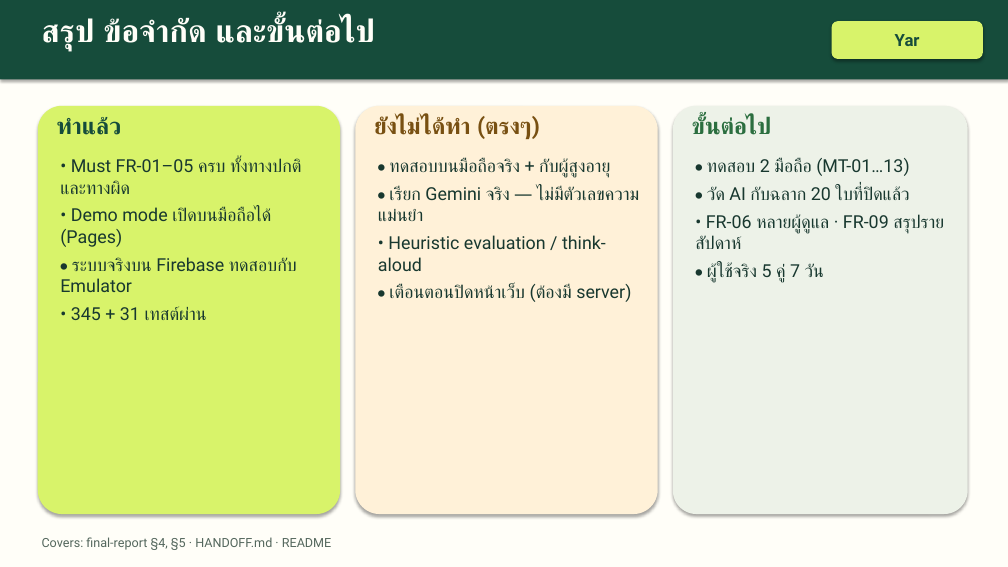
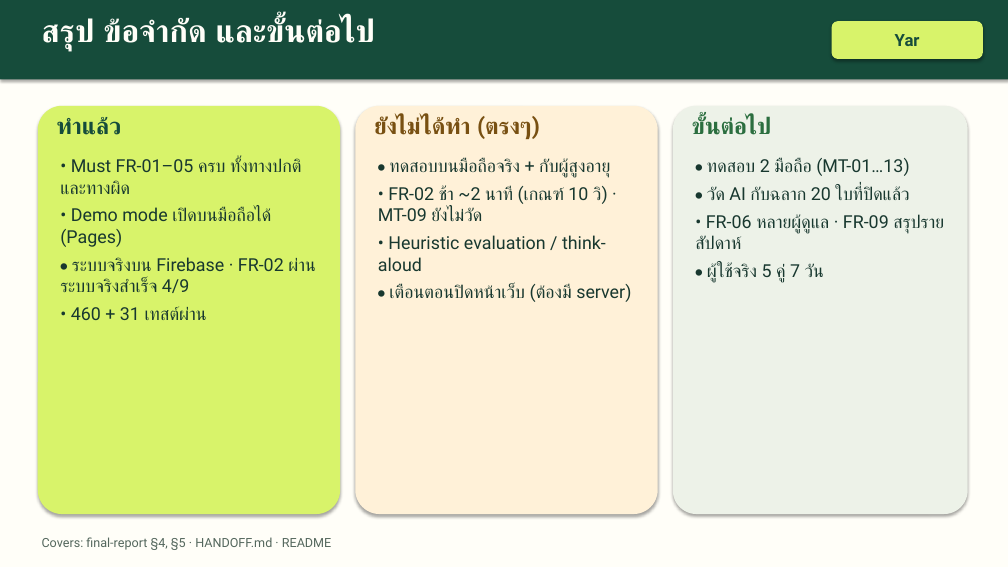
Before and after one commit to yaroo393-png/MedMind, a slide deck: slide 12 of slides/demo-slides.pptx. Drawn at 1008x567 pixels with LibreOffice and Linux fonts; fonts in the diff are those of the drawing. Boxes give left, top, right and bottom in pixels: in the first picture for what was removed or moved away, otherwise in the second. Text is boxed around its words. In the diff, an @@ line names an element or a change of style, - is before the commit and + after.

```diff
--- a/slides/demo-slides.pptx
+++ b/slides/demo-slides.pptx
@@ text at (378, 186, 608, 222): text changed @@
-• เรียก Gemini จริง — ไม่มีตัวเลขความแม่นยำ
+• FR-02 ช้า ~2 นาที (เกณฑ์ 10 วิ) · MT-09 ยังไม่วัด
@@ text at (60, 257, 316, 320): text changed @@
-• ระบบจริงบน Firebase ทดสอบกับ Emulator
-• 345 + 31 เทสต์ผ่าน
+• ระบบจริงบน Firebase · FR-02 ผ่านระบบจริงสำเร็จ 4/9
+• 460 + 31 เทสต์ผ่าน
```
Also in this commit, not shown: 3 other slides changed, 29 other files.
